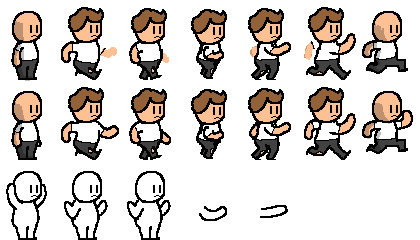
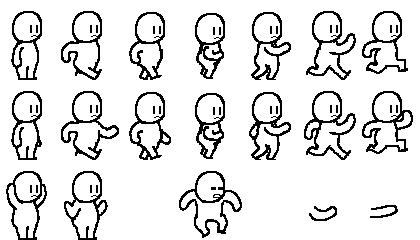
Revision of a layered (420, 240) image; what changed, layer by layer:
removed layer "hair outline" over [68, 7, 344, 114]
removed layer "Layer 17" (was 25%) over [14, 21, 390, 158]
removed layer "hsir color" over [69, 7, 343, 113]
painted on "outlines" over [127, 171, 398, 240]
removed layer "Layer 15" over [21, 56, 397, 142]
removed layer "details" over [14, 41, 402, 156]
removed layer "Layer 14" over [14, 12, 411, 158]
